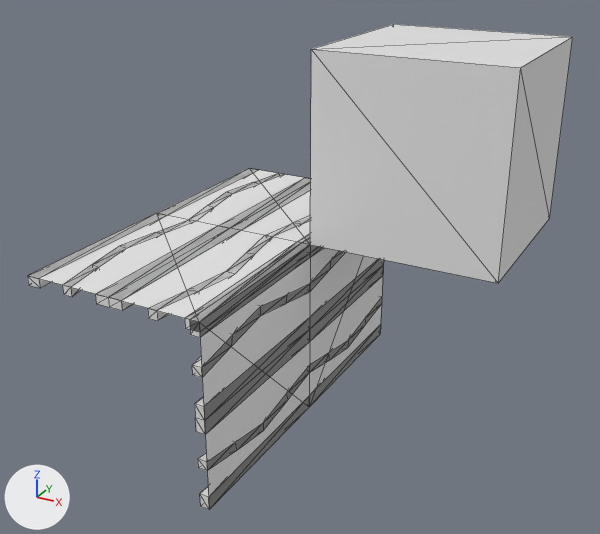
The OBJ model Data/bmc/tiles/t_238.obj, before and after one commit.
Both versions are drawn from a 50 mm lens placed at (0.948, -1.779, 0.819), pointed at (-0.012, -0.033, -0.054). Every picture has the same lights, and +X, +Y and +Z are marked at lower left. Mesh edges are drawn as thin lines. Where no turn or scale is listed for an object, it has been applied to the vertices.

Names of what the first picture shows: 't_238'.
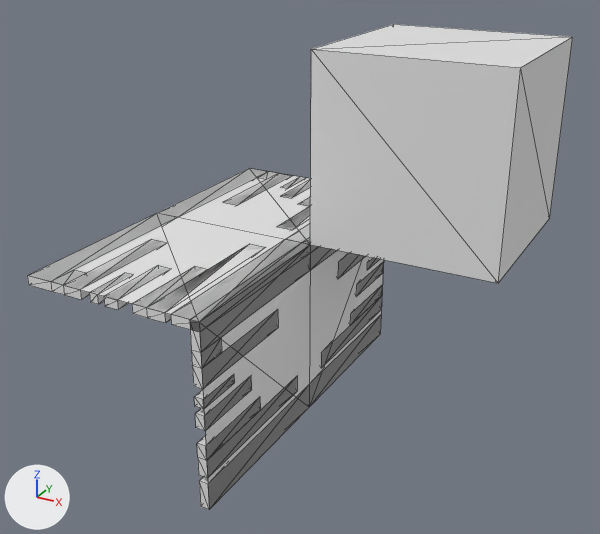
Where the change shows, as pixel boxes [x1, y1, x2, y2] in the pictures (600 x 534 px):
part 1 of me_t_238, added
    after: [368, 258, 380, 268]
part 2 of me_t_238, added
    after: [194, 375, 235, 409]
part 3 of me_t_238, added
    after: [356, 262, 383, 296]
part 4 of me_t_238, added
    after: [195, 376, 252, 431]
part 5 of me_t_238, added
    after: [281, 177, 305, 189]
part 6 of me_t_238, added
    after: [89, 273, 132, 304]
part 7 of me_t_238, added
    after: [282, 182, 310, 198]
part 8 of me_t_238, added
    after: [104, 265, 171, 310]
part 9 of me_t_238, rebuilt
    before: [148, 216, 310, 321]
    after: [132, 244, 266, 323]
part 10 of me_t_238, rebuilt
    before: [198, 297, 382, 471]
    after: [321, 285, 382, 368]
part 11 of me_t_238, added
    after: [197, 376, 297, 478]
part 12 of me_t_238, added
    after: [277, 197, 310, 230]
part 13 of me_t_238, cut back
    before: [27, 168, 383, 510]
    after: [27, 168, 381, 510]

What the commit changed:
me_t_238 is used by ob_t_238; location (0.0, 0.0, 0.0).
me_t_238 had 231 vertices, 484 faces and spanned x -0.5..0.5, y -0.5..0.5, z -0.5..0.5.
me_t_238 now has 219 vertices, 396 faces and spans x -0.5..0.5, y -0.5..0.5, z -0.5..0.5.
me_t_238 part 1: a new loose piece, a box spanning x -0.025..0.0, y 0.374..0.5, z -0.218..-0.193.
me_t_238 part 2: a new loose piece, a box spanning x -0.025..0.0, y -0.5..-0.374, z -0.218..-0.193.
me_t_238 part 3: a new loose piece, a box spanning x -0.025..0.0, y 0.3..0.5, z -0.277..-0.237.
me_t_238 part 4: a new loose piece, a box spanning x -0.025..0.0, y -0.5..-0.3, z -0.277..-0.237.
me_t_238 part 5: a new loose piece, a box spanning x -0.307..-0.282, y 0.374..0.5, z -0.025..0.0.
me_t_238 part 6: a new loose piece, a box spanning x -0.307..-0.282, y -0.5..-0.374, z -0.025..0.0.
me_t_238 part 7: a new loose piece, a box spanning x -0.263..-0.223, y 0.3..0.5, z -0.025..0.0.
me_t_238 part 8: a new loose piece, a box spanning x -0.263..-0.223, y -0.5..-0.3, z -0.025..0.0.
me_t_238 part 9: the loose piece of 36 vertices spanning x -0.138..-0.071, y -0.5..0.5, z -0.025..0.0 is rebuilt with 14 vertices and now spans x -0.182..-0.092, y -0.5..-0.071, z -0.025..0.0.
me_t_238 part 10: the loose piece of 36 vertices spanning x -0.025..0.0, y -0.5..0.5, z -0.429..-0.362 is rebuilt with 14 vertices and now spans x -0.025..0.0, y 0.071..0.5, z -0.408..-0.318.
me_t_238 part 11: a new loose piece of 14 vertices spanning x -0.025..0.0, y -0.5..-0.071, z -0.408..-0.318.
me_t_238 part 12: a new loose piece of 14 vertices spanning x -0.182..-0.092, y 0.071..0.5, z -0.025..0.0.
Part 13, on me_t_238:
132 vertices are removed from x -0.463..0.0, y -0.5..0.5, z -0.463..0.0.
304 faces are deleted.
8 vertices are added at x -0.425..0.0, y -0.421..-0.169, z -0.114..0.0.
6 new vertices lie (0.0, 0.0, -0.075) away from vertices in x -0.025..0.0, y -0.5..0.5, z 0.0.
6 new vertices lie (0.0, 0.0, 0.075) away from vertices in x -0.025..0.0, y -0.5..0.5, z -0.5.
6 new vertices lie (-0.075, 0.0, 0.0) away from vertices in x 0.0, y -0.5..0.5, z -0.025..0.0.
6 new vertices lie (0.075, 0.0, 0.0) away from vertices in x -0.5, y -0.5..0.5, z -0.025..0.0.
6 new vertices lie (0.0, 0.0, -0.039) away from vertices in x -0.025..0.0, y -0.5..0.5, z -0.075.
6 new vertices lie (0.0, -0.079, 0.0) away from vertices in x -0.425..0.0, y 0.5, z -0.114..0.0.
8 new vertices lie (0.039, 0.0, 0.0) away from vertices in x -0.425, y -0.5..0.5, z -0.025..0.0.
6 new vertices lie (0.0, 0.0, -0.053) away from vertices in x -0.025..0.0, y -0.5..0.5, z -0.114.
6 new vertices lie (0.0, -0.331, 0.0) away from vertices in x -0.386..0.0, y 0.5, z -0.167..0.0.
8 new vertices lie (0.053, 0.0, 0.0) away from vertices in x -0.386, y -0.5..0.5, z -0.025..0.0.
168 new faces join them.
